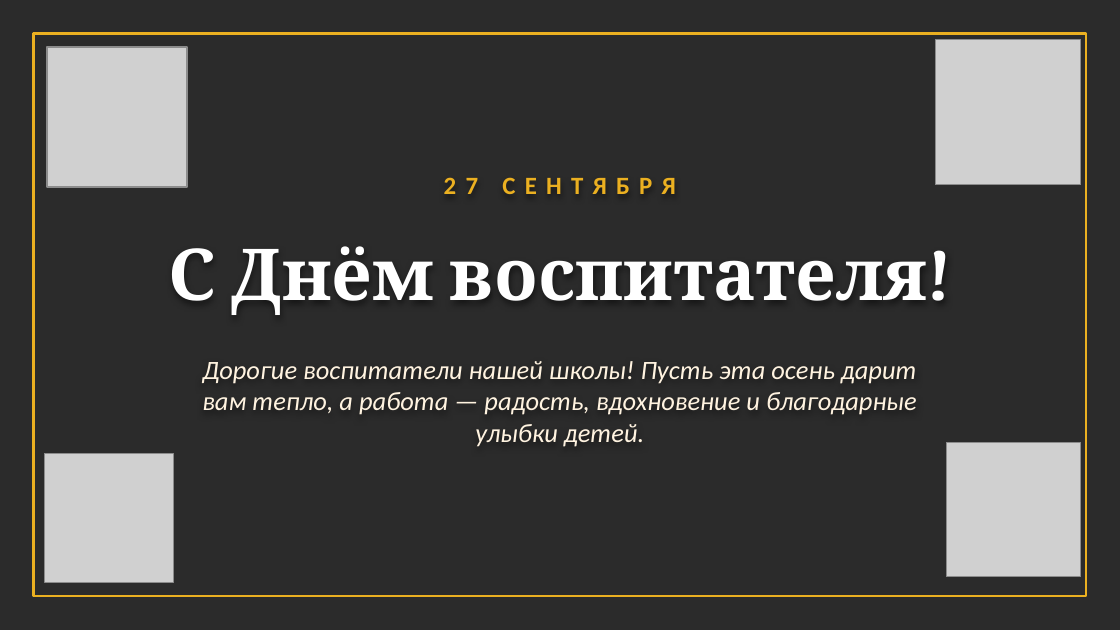
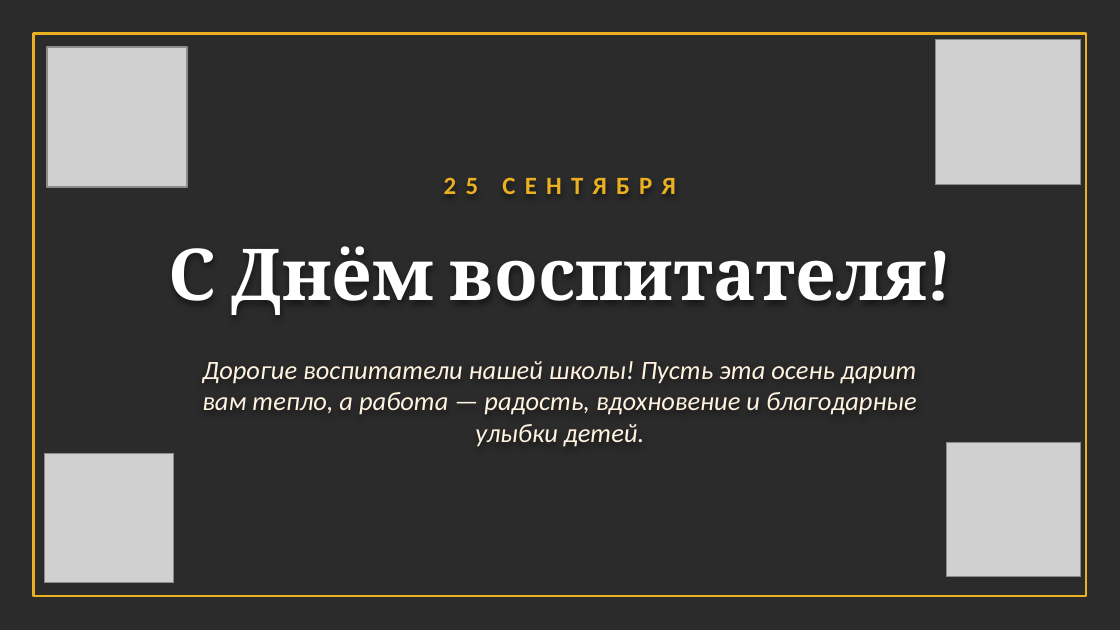
Before and after one commit to sl-himmelreich/heinrich-mario, a slide deck: slide 1 of День_воспитателя_конкурс.pptx. Drawn at 1120x630 pixels with LibreOffice and Linux fonts; fonts in the diff are those of the drawing; grey boxes stand for pictures; background and template pictures are left out; a plain dark background stands for a picture behind light text. Boxes give left, top, right and bottom in pixels: in the first picture for what was removed or moved away, otherwise in the second. Text is boxed around its words. In the diff, an @@ line names an element or a change of style, - is before the commit and + after.

```diff
--- a/День_воспитателя_конкурс.pptx
+++ b/День_воспитателя_конкурс.pptx
@@ text at (444, 177, 675, 194): text changed @@
-27 СЕНТЯБРЯ
+25 СЕНТЯБРЯ
```
Also in this commit, not shown: 20 other slides changed, 6 slides added, 4 slides removed, 1 other file.
